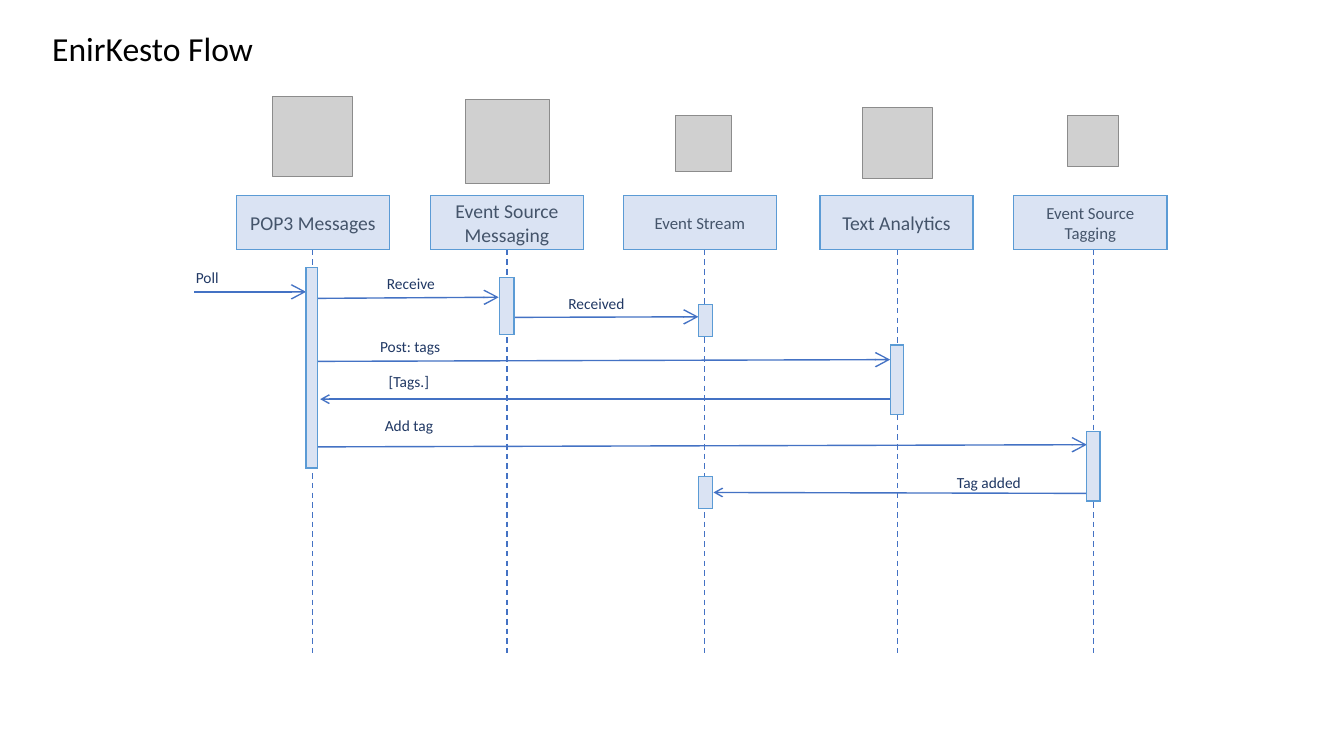
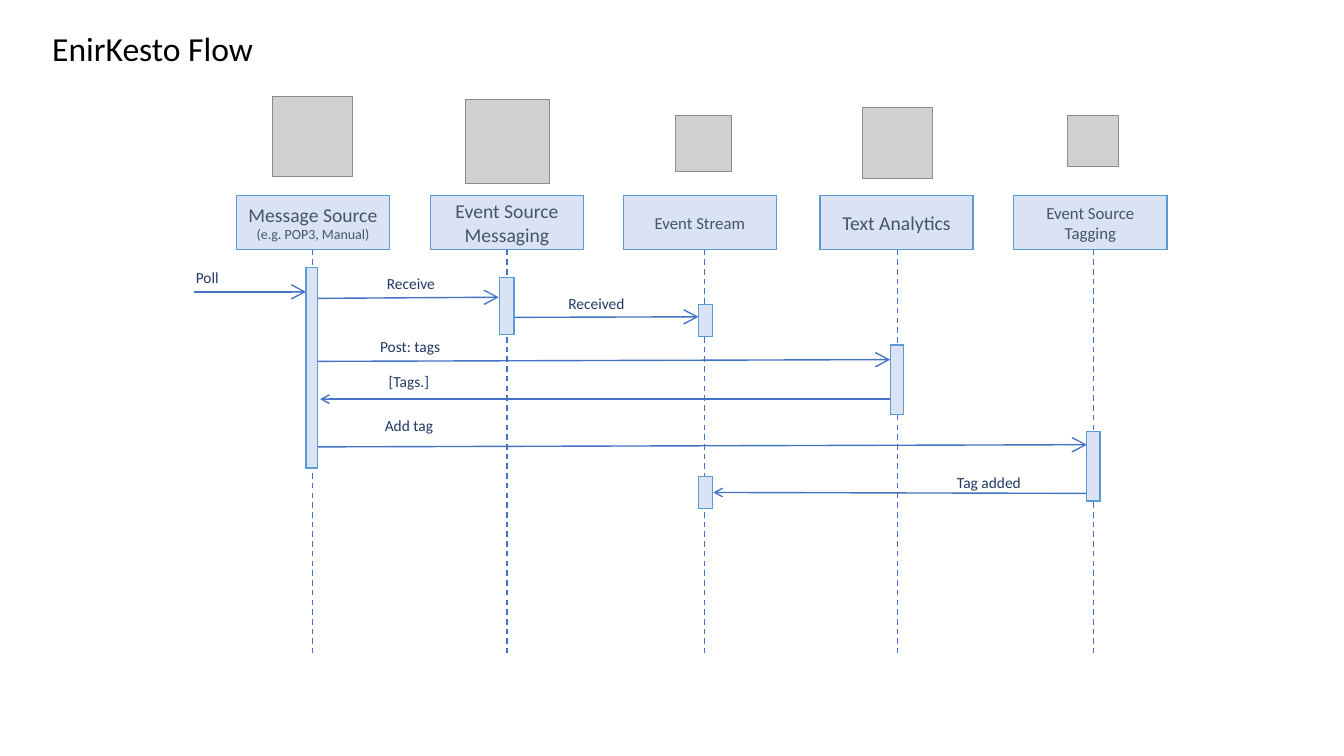
Before and after one commit to msdevno/enirkesto, a slide deck: slide 1 of Documentation/EnirKesto flow ppt.pptx. Drawn at 1344x756 pixels with LibreOffice and Linux fonts; fonts in the diff are those of the drawing; grey boxes stand for pictures. Boxes give left, top, right and bottom in pixels: in the first picture for what was removed or moved away, otherwise in the second. Text is boxed around its words. In the diff, an @@ line names an element or a change of style, - is before the commit and + after.

Commit message:
Pointing out Message Source

```diff
--- a/Documentation/EnirKesto flow ppt.pptx
+++ b/Documentation/EnirKesto flow ppt.pptx
@@ text in rectangle at (248, 209, 377, 242): text changed; size 14 to 10 pt @@
-POP3 Messages
+Message Source (e.g. POP3, Manual)
```
